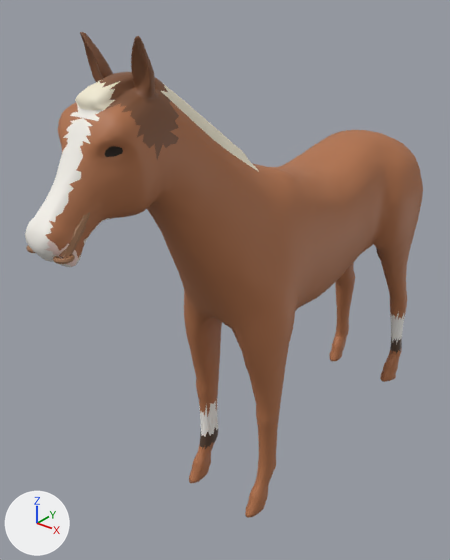
The glTF model game/assets/meshes/abbott_v2.glb as it was, and as the next commit left it.
Both versions are drawn from a camera (50 mm lens) standing at (3.23, -5.54, 5.13) and looking at (-0.4, -0.99, 2.31). Arrows for +X, +Y and +Z are at lower left; the lights stay in place. The first picture is the older version. Where no turn or scale is listed for an object, it has been applied to the vertices. Vertices at exactly the same position are counted once.

The older version as bpy lines, for what is in view:
```python
ob_bridle = bpy.data.objects.new('Bridle', me_cylinder)
ob_bridle.location = (0.0, 0.0, 0.0)
ob_horse = bpy.data.objects.new('Horse', me_horse)
ob_horse.location = (0.0, 0.0, 0.0)
```
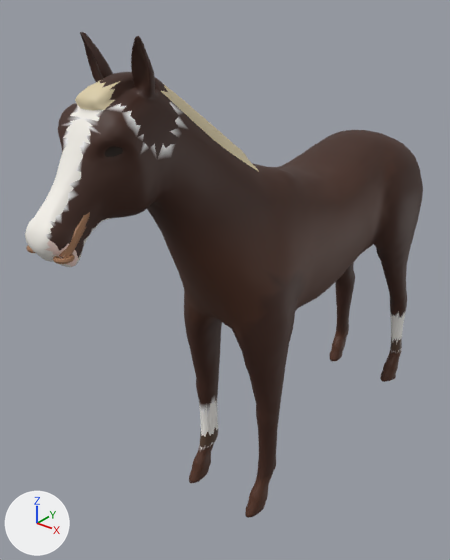
Patch to the scene script:
```diff
--- a/game/assets/meshes/abbott_v2.glb.py
+++ b/game/assets/meshes/abbott_v2.glb.py
@@ mat_abbott_coat @@
 n0 = _N.new('ShaderNodeBsdfPrincipled'); n0.name = 'Principled BSDF'
-n0.inputs[0].default_value = (0.45, 0.17, 0.07, 1.0)  # 'Base Color', orange #b3734b
 n0.inputs[2].default_value = 0.58  # 'Roughness'
 n1 = _N.new('ShaderNodeOutputMaterial'); n1.name = 'Material Output'
+n2 = _N.new('ShaderNodeVertexColor'); n2.name = 'Color Attribute'
 _L.new(n0.outputs[0], n1.inputs[0])  # 'BSDF' to 'Surface'
+_L.new(n2.outputs[0], n0.inputs[0])  # 'Color' to 'Base Color'
@@ mat_abbott_ear @@
 n0 = _N.new('ShaderNodeBsdfPrincipled'); n0.name = 'Principled BSDF'
-n0.inputs[0].default_value = (0.22, 0.09, 0.04, 1.0)  # 'Base Color', brown #815538
 n0.inputs[2].default_value = 0.58  # 'Roughness'
 n1 = _N.new('ShaderNodeOutputMaterial'); n1.name = 'Material Output'
+n2 = _N.new('ShaderNodeMix'); n2.name = 'Mix'
+n2.data_type = 'RGBA'
+n2.blend_type = 'MULTIPLY'
+n2.inputs[0].default_value = 1.0  # 'Factor'
+n2.inputs[7].default_value = (0.045, 0.014, 0.007, 1.0)  # 'B', brown #3c1f14
+n3 = _N.new('ShaderNodeVertexColor'); n3.name = 'Color Attribute'
 _L.new(n0.outputs[0], n1.inputs[0])  # 'BSDF' to 'Surface'
+_L.new(n2.outputs[2], n0.inputs[0])  # 'Result' to 'Base Color'
+_L.new(n3.outputs[0], n2.inputs[6])  # 'Color' to 'A'
@@ mat_abbott_blaze @@
 n0 = _N.new('ShaderNodeBsdfPrincipled'); n0.name = 'Principled BSDF'
-n0.inputs[0].default_value = (0.93, 0.9, 0.84, 1.0)  # 'Base Color', white #f7f3ec
 n0.inputs[2].default_value = 0.58  # 'Roughness'
 n1 = _N.new('ShaderNodeOutputMaterial'); n1.name = 'Material Output'
+n2 = _N.new('ShaderNodeMix'); n2.name = 'Mix'
+n2.data_type = 'RGBA'
+n2.blend_type = 'MULTIPLY'
+n2.inputs[0].default_value = 1.0  # 'Factor'
+n2.inputs[7].default_value = (0.93, 0.9, 0.84, 1.0)  # 'B', white #f7f3ec
+n3 = _N.new('ShaderNodeVertexColor'); n3.name = 'Color Attribute'
 _L.new(n0.outputs[0], n1.inputs[0])  # 'BSDF' to 'Surface'
+_L.new(n2.outputs[2], n0.inputs[0])  # 'Result' to 'Base Color'
+_L.new(n3.outputs[0], n2.inputs[6])  # 'Color' to 'A'
@@ mat_abbott_hoof @@
 n0 = _N.new('ShaderNodeBsdfPrincipled'); n0.name = 'Principled BSDF'
-n0.inputs[0].default_value = (0.09, 0.05, 0.03, 1.0)  # 'Base Color', brown #553f30
 n0.inputs[2].default_value = 0.4  # 'Roughness'
 n1 = _N.new('ShaderNodeOutputMaterial'); n1.name = 'Material Output'
+n2 = _N.new('ShaderNodeMix'); n2.name = 'Mix'
+n2.data_type = 'RGBA'
+n2.blend_type = 'MULTIPLY'
+n2.inputs[0].default_value = 1.0  # 'Factor'
+n2.inputs[7].default_value = (0.09, 0.05, 0.03, 1.0)  # 'B', brown #553f30
+n3 = _N.new('ShaderNodeVertexColor'); n3.name = 'Color Attribute'
 _L.new(n0.outputs[0], n1.inputs[0])  # 'BSDF' to 'Surface'
+_L.new(n2.outputs[2], n0.inputs[0])  # 'Result' to 'Base Color'
+_L.new(n3.outputs[0], n2.inputs[6])  # 'Color' to 'A'
@@ mat_abbott_sock @@
 n0 = _N.new('ShaderNodeBsdfPrincipled'); n0.name = 'Principled BSDF'
-n0.inputs[0].default_value = (0.94, 0.92, 0.88, 1.0)  # 'Base Color', white #f8f6f1
 n0.inputs[2].default_value = 0.58  # 'Roughness'
 n1 = _N.new('ShaderNodeOutputMaterial'); n1.name = 'Material Output'
+n2 = _N.new('ShaderNodeMix'); n2.name = 'Mix'
+n2.data_type = 'RGBA'
+n2.blend_type = 'MULTIPLY'
+n2.inputs[0].default_value = 1.0  # 'Factor'
+n2.inputs[7].default_value = (0.94, 0.92, 0.88, 1.0)  # 'B', white #f8f6f1
+n3 = _N.new('ShaderNodeVertexColor'); n3.name = 'Color Attribute'
 _L.new(n0.outputs[0], n1.inputs[0])  # 'BSDF' to 'Surface'
+_L.new(n2.outputs[2], n0.inputs[0])  # 'Result' to 'Base Color'
+_L.new(n3.outputs[0], n2.inputs[6])  # 'Color' to 'A'
@@ mat_abbott_mane @@
 n0 = _N.new('ShaderNodeBsdfPrincipled'); n0.name = 'Principled BSDF'
-n0.inputs[0].default_value = (0.9, 0.84, 0.66, 1.0)  # 'Base Color', pale yellow #f3ecd4
 n0.inputs[2].default_value = 0.58  # 'Roughness'
 n1 = _N.new('ShaderNodeOutputMaterial'); n1.name = 'Material Output'
+n2 = _N.new('ShaderNodeMix'); n2.name = 'Mix'
+n2.data_type = 'RGBA'
+n2.blend_type = 'MULTIPLY'
+n2.inputs[0].default_value = 1.0  # 'Factor'
+n2.inputs[7].default_value = (0.72, 0.62, 0.4, 1.0)  # 'B', beige #ddceaa
+n3 = _N.new('ShaderNodeVertexColor'); n3.name = 'Color Attribute'
 _L.new(n0.outputs[0], n1.inputs[0])  # 'BSDF' to 'Surface'
+_L.new(n2.outputs[2], n0.inputs[0])  # 'Result' to 'Base Color'
+_L.new(n3.outputs[0], n2.inputs[6])  # 'Color' to 'A'
@@ mat_abbott_muzzle @@
 n0 = _N.new('ShaderNodeBsdfPrincipled'); n0.name = 'Principled BSDF'
-n0.inputs[0].default_value = (0.9, 0.68, 0.62, 1.0)  # 'Base Color', pale pink #f3d7ce
 n0.inputs[2].default_value = 0.58  # 'Roughness'
 n1 = _N.new('ShaderNodeOutputMaterial'); n1.name = 'Material Output'
+n2 = _N.new('ShaderNodeMix'); n2.name = 'Mix'
+n2.data_type = 'RGBA'
+n2.blend_type = 'MULTIPLY'
+n2.inputs[0].default_value = 1.0  # 'Factor'
+n2.inputs[7].default_value = (0.9, 0.68, 0.62, 1.0)  # 'B', pale pink #f3d7ce
+n3 = _N.new('ShaderNodeVertexColor'); n3.name = 'Color Attribute'
 _L.new(n0.outputs[0], n1.inputs[0])  # 'BSDF' to 'Surface'
+_L.new(n2.outputs[2], n0.inputs[0])  # 'Result' to 'Base Color'
+_L.new(n3.outputs[0], n2.inputs[6])  # 'Color' to 'A'
@@ me_horse @@
 me_horse.from_pydata(...)  # 6524 vertices, 13044 faces; spans x -0.68..0.68, y -3.44..2.21, z -0.01..4.81
+# me_horse part 1: vertex colours changed
 me_horse.materials.append(mat_abbott_coat)
```

Boxes [x1, y1, x2, y2] around the edits, measured in the pictures (450 x 560 px):
'Horse', recoloured (darker): [43, 32, 423, 518] in both
